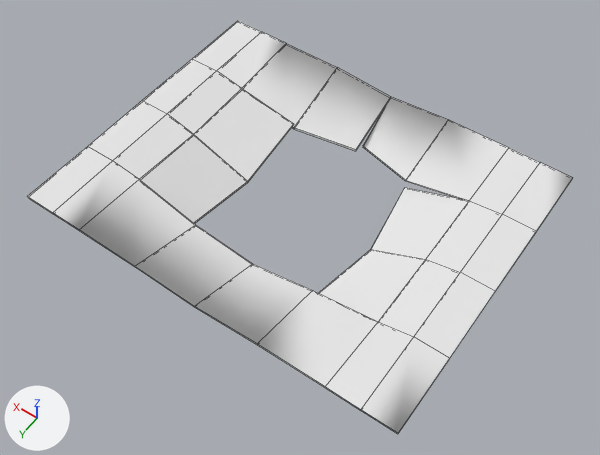
Before and after pictures for a commit that changed the OBJ model art/3D_Env/3D_Assets/3D_Models/Env_Models/0_Multi/Mesh/FloorMeshCentreBroken.02.obj.
The view is the same before and after, from a 50 mm lens placed at (-4.4, 6.22, 8.87), pointed at (-0.15, 0.27, -0.49). Arrows for +X, +Y and +Z are at lower left; the lights stay in place. The picture after the commit comes second. Mesh edges are drawn as thin lines. Where no turn or scale is listed for an object, it has been applied to the vertices.

Before the edit, the objects in view are built like this:
```python
me_floormeshcentrebroken_02 = bpy.data.meshes.new('FloorMeshCentreBroken.02')
me_floormeshcentrebroken_02.from_pydata(...)  # 98 vertices, 98 faces; spans x -3.0..3.0, y -2.36..2.36, z -0.53..0.04
me_floormeshcentrebroken_02.materials.append(mat_m_mesh)  # white #e7e7e7
ob_floormeshcentrebroken_02 = bpy.data.objects.new('FloorMeshCentreBroken.02', me_floormeshcentrebroken_02)
ob_floormeshcentrebroken_02.location = (0.0, 0.0, 0.0)
```
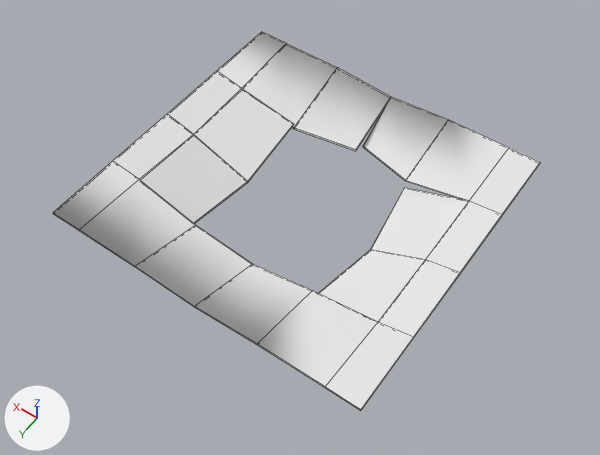
Diff of the bpy script that builds the scene:
```diff
--- a/art/3D_Env/3D_Assets/3D_Models/Env_Models/0_Multi/Mesh/FloorMeshCentreBroken.02.obj.py
+++ b/art/3D_Env/3D_Assets/3D_Models/Env_Models/0_Multi/Mesh/FloorMeshCentreBroken.02.obj.py
@@ me_floormeshcentrebroken_02 @@
 # used by ob_floormeshcentrebroken_02; location = (0.0, 0.0, 0.0)
-me_floormeshcentrebroken_02.from_pydata(...)  # 98 vertices, 98 faces; spans x -3.0..3.0, y -2.36..2.36, z -0.53..0.04
+me_floormeshcentrebroken_02.from_pydata(...)  # 78 vertices, 78 faces; spans x -2.5..2.5, y -2.36..2.36, z -0.53..0.04
+# me_floormeshcentrebroken_02 part 1
+# 10 vertices are removed from x 3.0, y -2.36..2.36, z 0.01..0.04
+# 14 faces are deleted
+# 4 new faces join them
+# me_floormeshcentrebroken_02 part 2
+# 10 vertices are removed from x -3.0, y -2.36..2.36, z 0.01..0.04
+# 14 faces are deleted
+# 4 new faces join them
 me_floormeshcentrebroken_02.materials.append(mat_m_mesh)
```

Boxes (x1, y1, x2, y2) around the edits, measured in the pictures (600 x 455 px):
'FloorMeshCentreBroken.02', reshaped (11% narrower, 8% shorter)
    before: (27, 21, 573, 434)
    after: (53, 32, 540, 410)
part 1 of me_floormeshcentrebroken_02, cut back
    before: (27, 21, 261, 214)
part 2 of me_floormeshcentrebroken_02, cut back
    before: (361, 162, 573, 434)
    after: (361, 163, 540, 410)
